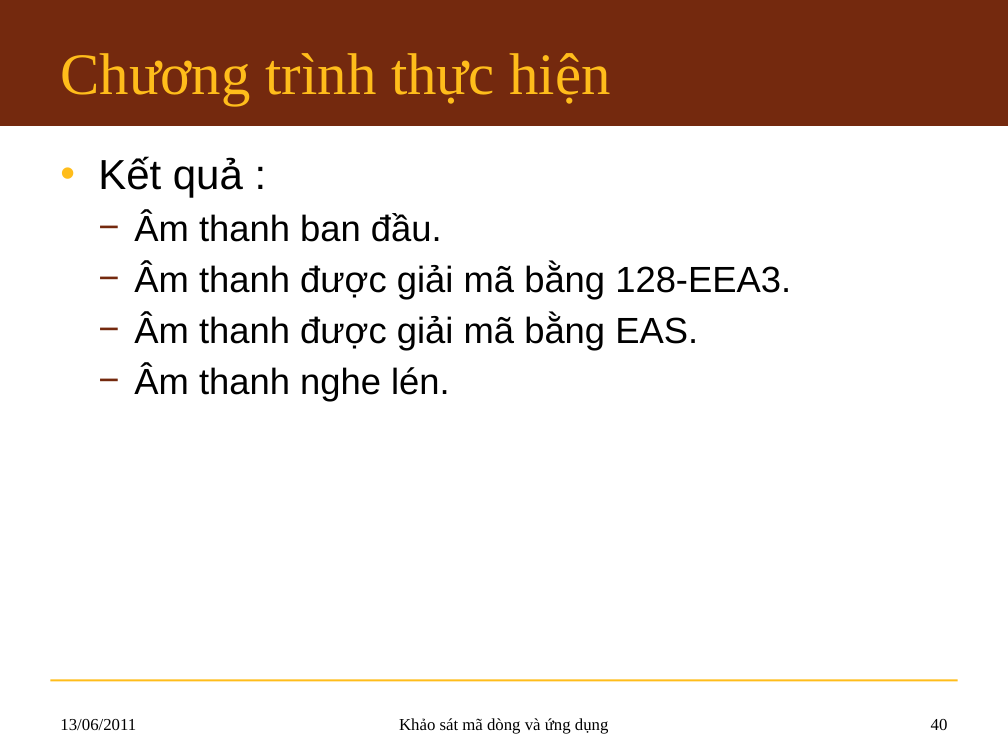
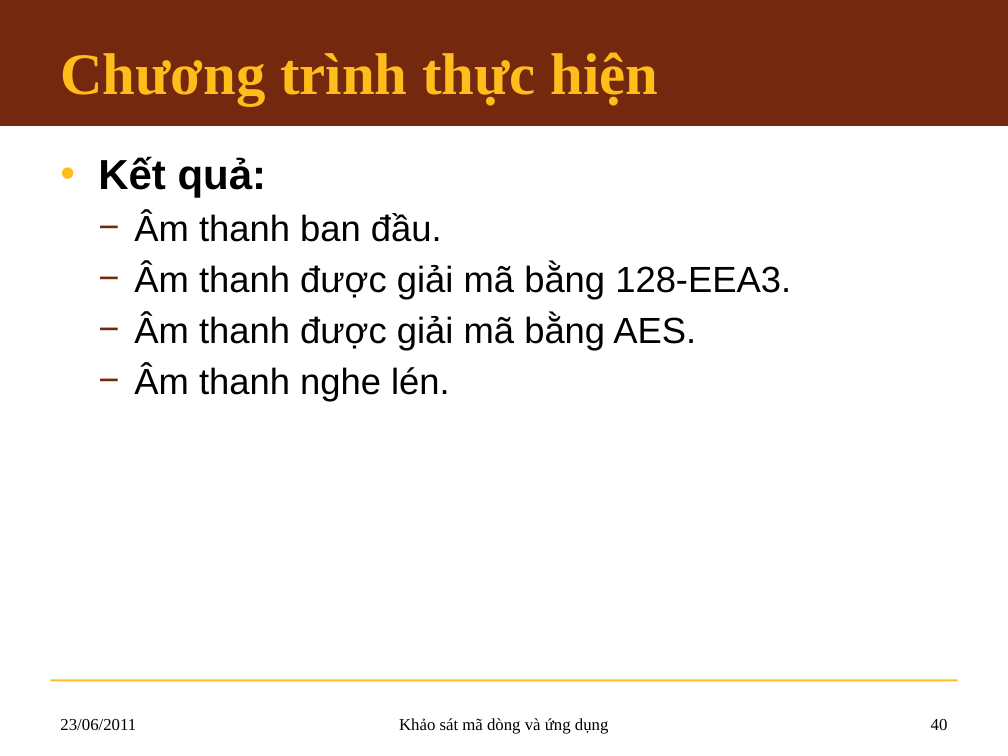
Before and after one commit to hemprasad/lvmm-sc, a slide deck: slide 40 of 7.Slide/KLTN_Slide.pptx. Drawn at 1008x756 pixels with LibreOffice and Linux fonts; fonts in the diff are those of the drawing; background and template pictures are left out. Boxes give left, top, right and bottom in pixels: in the first picture for what was removed or moved away, otherwise in the second. Text is boxed around its words. In the diff, an @@ line names an element or a change of style, - is before the commit and + after.

```diff
--- a/7.Slide/KLTN_Slide.pptx
+++ b/7.Slide/KLTN_Slide.pptx
@@ title "Chương trình thực hiện" at (60,52,659,105): bold on @@
@@ text at (98,156,267,198): text changed; bold on @@
-• Kết quả :
+• Kết quả:
@@ text at (134,315,696,351): text changed @@
-  − Âm thanh được giải mã bằng EAS.
+  − Âm thanh được giải mã bằng AES.
@@ text at (60,719,136,730): text changed @@
-13/06/2011
+23/06/2011
```
Also in this commit, not shown: 71 other slides changed.
